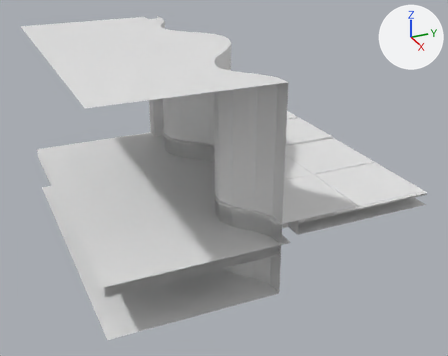
Two versions of the FBX model Assets/Data/Level/Biomes/AbyssalRuins/Models/K_Floor_Liquid_2.fbx, one commit apart.
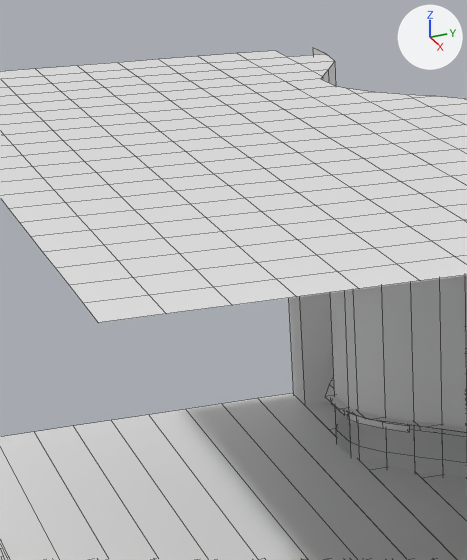
The first picture shows the older version from a camera (50 mm lens) standing at (8.93, -3.76, 4.09) and looking at (0.36, 0.1, -0.19). The close-ups show the older and then the newer version on the part from 12% to 47% of the width and 0% to 53% of the height of that picture. Only the edits that show in the close-ups are written down. Lighting does not change. The marker at upper right points along +X, +Y and +Z. The close-ups show mesh edges as thin lines. Where no turn or scale is listed for an object, it has been applied to the vertices.

Names of what the first close-up shows: 'K_Floor_Liquid_2', 'K_Floor_Liquid_2_ColGround0', 'K_Floor_Liquid_2_ColWaterBlocker2' and 1 more.
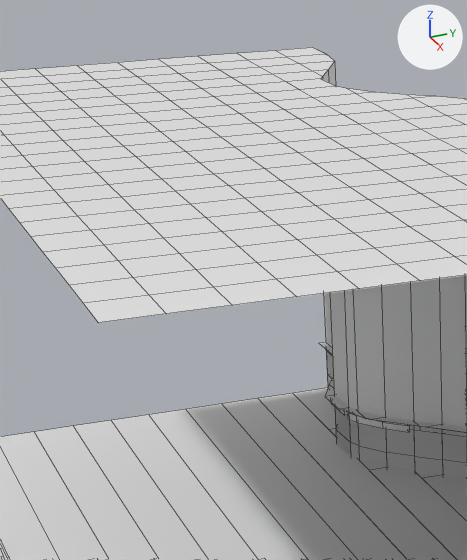
What differs and where, as boxes [x1, y1, x2, y2] in the close-ups (467 x 560 px; the box of a moved part takes in the faces that stretch with it):
'K_Floor_Liquid_2_ColWaterBlocker2', reshaped: before [0, 48, 467, 560]; after [0, 47, 467, 560]
part 1 of me_k_floor_liquid_2_colwaterblocker2, moved or reshaped: before [288, 48, 333, 405]; after [275, 47, 325, 57]

What the commit changed:
me_k_floor_liquid_2_colwaterblocker2 is used by ob_k_floor_liquid_2_colwaterblocker2; location (0.0, 0.0, 0.0).
Verts and faces of me_k_floor_liquid_2_colwaterblocker2; kept vertices keep their numbers, new ones are numbered from 490.
Before the commit, vertices of me_k_floor_liquid_2_colwaterblocker2: 11 (-2.25, 0.0, 2.0) at pixel (325, 54), 12 (-2.5, 0.0, 2.0) at pixel (312, 47), 24 (-2.25, -0.25, 2.0) at pixel (287, 57), 25 (-2.5, -0.25, 2.0) at pixel (275, 50), 251 (-2.5, 0.0, -0.4).
Before the commit, vertices of me_k_floor_liquid_2_colwaterblocker2: 252 (-2.25, 0.0, -0.4), 260 (-2.25, -0.25, -0.4), 271 (-2.5, -0.25, -0.4).
me_k_floor_liquid_2_colwaterblocker2 had 490 vertices, 450 faces and spanned x -2.5..2.5, y -2.5..0.4, z -0.4..2.0.
me_k_floor_liquid_2_colwaterblocker2 now has 490 vertices, 449 faces and spans x -2.5..2.5, y -2.5..0.4, z -0.4..2.0.
Part 1, on me_k_floor_liquid_2_colwaterblocker2:
Faces deleted: (11, 12, 251, 252), (11, 252, 260, 24), (24, 260, 271, 25).
New faces: (11, 12, 25, 24), (251, 252, 260, 271).
